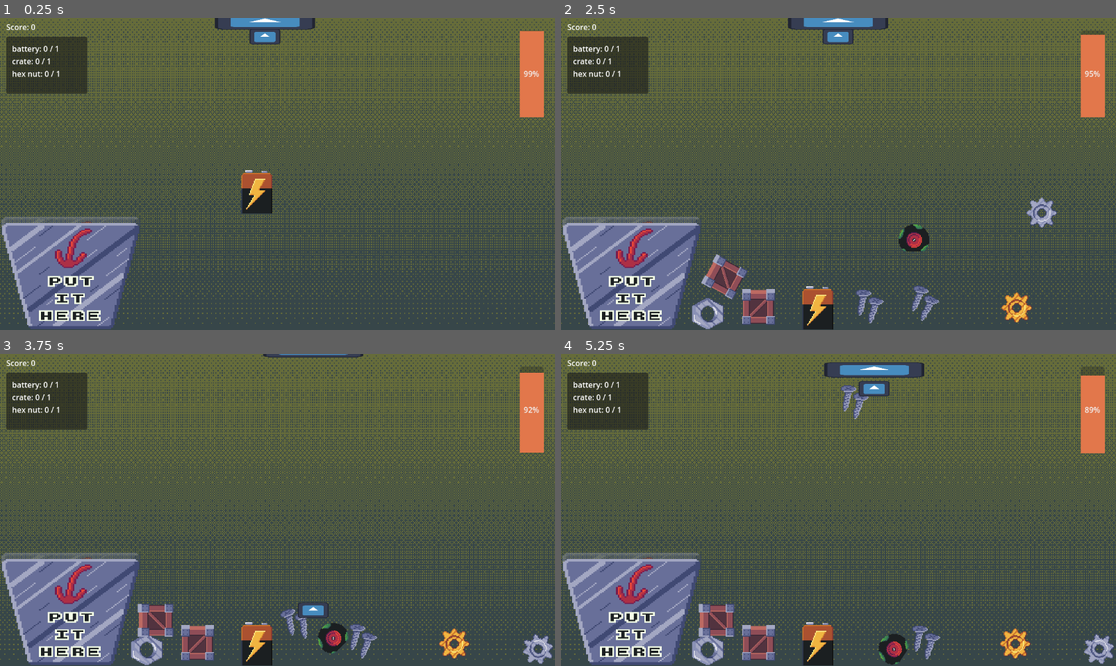
Above: before the commit, frames 1-4 (two rows, left to right).
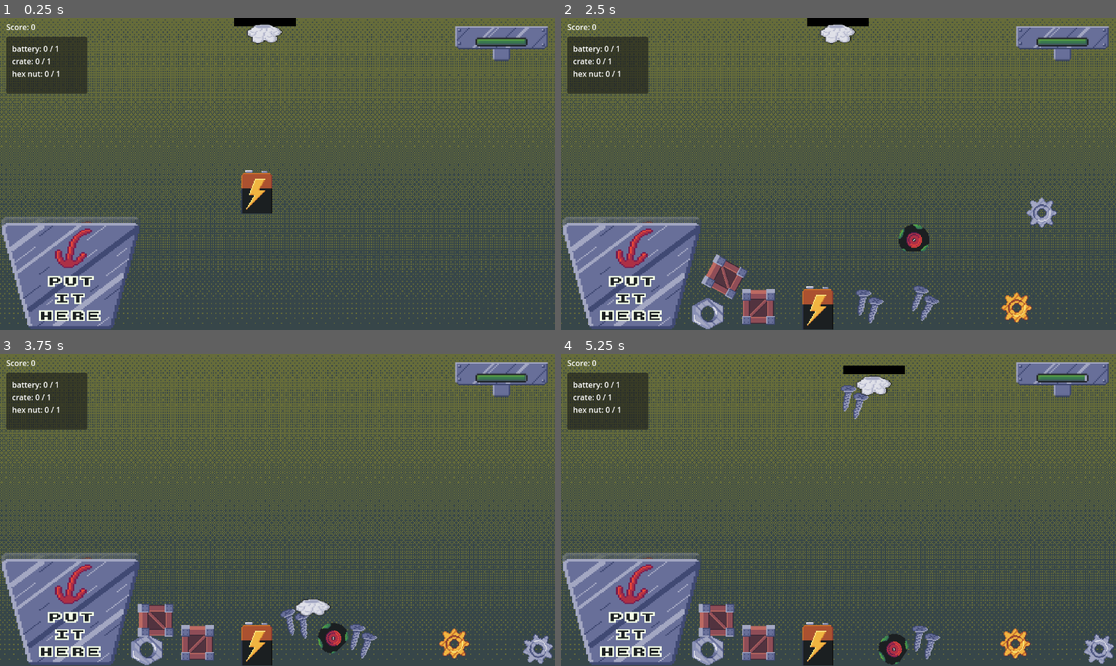
Above: after the commit, the same moments.

Repository: geuresti/mini_jam_214
Game: Godot game, scene res://Scenes/level.tscn
Two runs of this game, one before a commit and one after it. Both use one fixed random seed, a clock stepped at 60 frames per second and the inputs below. The engine's default icon, where the game draws it, is replaced by a stand-in: a white triangle on a blue panel in a dark square.
Inputs (mouse positions are in pixels of both pictures, inside the frame that each line leads up to):
- Up to frame 1 (0.25 s): no input
- Up to frame 2 (2.5 s): move the mouse to (960, 158) at 0.52 s; hold D (right) 0.53-1.28 s; tap Space (activate) at 0.6, 1.35, 2.1 s; move the mouse to (727, 189) at 1.27 s; hold Down (ui_down) 1.28-2.03 s; move the mouse to (894, 105) at 2.02 s; hold D (right) from 2.03 s (still down)
- Up to frame 3 (3.75 s): move the mouse to (249, 572) at 2.77 s; release D (right) at 2.78 s; hold Up (ui_up) 2.78-3.53 s; tap Space (activate) at 2.85, 3.6 s; move the mouse to (444, 556) at 3.52 s; hold A (left) from 3.53 s (still down)
- Up to frame 4 (5.25 s): move the mouse to (672, 463) at 4.27 s; tap Space (activate) at 4.35, 5.1 s; move the mouse to (866, 510) at 5.02 s; release A (left) at 5.03 s; hold Down (ui_down) from 5.03 s (still down)

The runs differ from the first frame. In frame 1, 3.2% of the frame differs, in the area x 38-99%, y 0-32%; in frame 2, 3.2%; in frame 3, 2.8%; in frame 4, 3.4%, in the area x 47-99%, y 2-32%.

Commit message:
Added More Art Assets
Added more art assets and adjusted UI elements

Diff:
--- a/Scenes/HUD.tscn
+++ b/Scenes/HUD.tscn
@@ -1,10 +1,9 @@
-[gd_scene load_steps=3 format=3 uid="uid://b58bvdfgl50jo"]
+[gd_scene load_steps=5 format=3 uid="uid://b58bvdfgl50jo"]
 
 [ext_resource type="Script" uid="uid://4iifj00xcf60" path="res://Scripts/hud.gd" id="1_sd512"]
-
-[sub_resource type="StyleBoxFlat" id="StyleBoxFlat_sd512"]
-bg_color = Color(0.886762, 0.466571, 0.295864, 1)
-corner_detail = 6
+[ext_resource type="Texture2D" uid="uid://dvjsi1ttmpuag" path="res://Assets/under_bar.png" id="2_s3jbq"]
+[ext_resource type="Texture2D" uid="uid://bed7bu1anui0f" path="res://Assets/base_bar.png" id="3_c3eba"]
+[ext_resource type="Texture2D" uid="uid://b7xn76swgdgji" path="res://Assets/progress_bar.png" id="4_g8s2e"]
 
 [node name="HUD" type="Control"]
 layout_mode = 3
@@ -26,25 +25,22 @@
 grow_vertical = 2
 text = "Score: 0"
 
-[node name="EnergyBar" type="ProgressBar" parent="."]
+[node name="EnergyBar" type="TextureProgressBar" parent="."]
 layout_mode = 1
 anchors_preset = -1
-anchor_left = 0.937
-anchor_top = 0.04
-anchor_right = 0.98
-anchor_bottom = 0.317
-grow_horizontal = 2
-grow_vertical = 2
-theme_override_styles/fill = SubResource("StyleBoxFlat_sd512")
-value = 50.0
-fill_mode = 3
-
-[node name="TextureProgressBar" type="TextureProgressBar" parent="."]
-layout_mode = 0
-offset_left = 751.0
-offset_top = 130.0
-offset_right = 791.0
-offset_bottom = 170.0
+anchor_left = 0.82
+anchor_top = 0.026
+anchor_right = 0.987
+anchor_bottom = 0.137
+offset_left = 0.359985
+offset_top = 0.152
+offset_right = -128.024
+offset_bottom = -47.776
+scale = Vector2(3, 3)
+value = 77.0
+texture_under = ExtResource("2_s3jbq")
+texture_over = ExtResource("3_c3eba")
+texture_progress = ExtResource("4_g8s2e")
 
 [node name="Level_Requirements" type="Panel" parent="."]
 layout_mode = 1
--- a/Scenes/claw.tscn
+++ b/Scenes/claw.tscn
@@ -1,7 +1,9 @@
-[gd_scene load_steps=6 format=3 uid="uid://ufh13opu64v3"]
+[gd_scene load_steps=7 format=3 uid="uid://ufh13opu64v3"]
 
 [ext_resource type="Script" uid="uid://qpn4ieka7pbk" path="res://Scripts/claw.gd" id="1_8412e"]
-[ext_resource type="Texture2D" uid="uid://bknma0q766xio" path="res://Assets/icon.svg" id="1_bcojo"]
+[ext_resource type="Texture2D" uid="uid://dsrqbrefj0lsu" path="res://Assets/open_hand.png" id="2_8412e"]
+
+[sub_resource type="CanvasTexture" id="CanvasTexture_p07vi"]
 
 [sub_resource type="RectangleShape2D" id="RectangleShape2D_p07vi"]
 size = Vector2(8, 8)
@@ -16,9 +18,10 @@
 script = ExtResource("1_8412e")
 
 [node name="Sprite2D" type="Sprite2D" parent="."]
+modulate = Color(0, 0, 0, 1)
 position = Vector2(0, -39)
-scale = Vector2(1.625, 0.25)
-texture = ExtResource("1_bcojo")
+scale = Vector2(128, 18)
+texture = SubResource("CanvasTexture_p07vi")
 
 [node name="CollisionShape2D" type="CollisionShape2D" parent="."]
 position = Vector2(0, -52)
@@ -29,7 +32,9 @@
 scale = Vector2(0.5, 0.25)
 
 [node name="ClawSprite" type="Sprite2D" parent="ClawPart"]
-texture = ExtResource("1_bcojo")
+position = Vector2(0, -24)
+scale = Vector2(5, 5)
+texture = ExtResource("2_8412e")
 
 [node name="ClawHitBox" type="Area2D" parent="ClawPart" groups=["Claw"]]
 position = Vector2(0, -8)
--- a/Scenes/level.tscn
+++ b/Scenes/level.tscn
@@ -26,6 +26,10 @@
 
 [node name="Claw" parent="." instance=ExtResource("1_tumq0")]
 position = Vector2(550, 47)
+
+[node name="HUD_Container" type="CanvasLayer" parent="."]
+
+[node name="HUD" parent="HUD_Container" instance=ExtResource("1_wqkje")]
 
 [node name="ItemSpawnArea" type="Area2D" parent="."]
 position = Vector2(725, 307)
@@ -66,7 +70,3 @@
 [node name="CollisionShape2D" type="CollisionShape2D" parent="RightWall"]
 position = Vector2(0, 328)
 shape = SubResource("RectangleShape2D_6phgx")
-
-[node name="HUD_Container" type="CanvasLayer" parent="."]
-
-[node name="HUD" parent="HUD_Container" instance=ExtResource("1_wqkje")]
--- a/Scripts/claw.gd
+++ b/Scripts/claw.gd
@@ -4,6 +4,10 @@
 @onready var claw_part = $ClawPart
 @onready var claw_hit_box = $ClawPart/ClawHitBox
 @onready var pin_joint = $ClawPart/ClawCollisionShape/PinJoint2D
+
+@onready var claw_sprite = $ClawPart/ClawSprite
+@onready var open_hand_texture = preload("res://Assets/open_hand.png")
+@onready var closed_hand_texture = preload("res://Assets/closed_hand.png")
 
 # These bools help gate player input and track logic during a grab
 var is_grabbing = false
@@ -19,6 +23,7 @@
 func _ready():
 	Globals.PIN_JOINT = pin_joint
 	Globals.CLAW = claw_part
+	claw_sprite.texture = open_hand_texture
 
 func _physics_process(_delta: float) -> void:
 	# If the claw is grabbing or releasing, disable the hit box
@@ -51,6 +56,7 @@
 # Release the grabbed item
 func claw_release() -> void:
 	is_releasing = true
+	claw_sprite.texture = open_hand_texture
 	Globals.release_grabbed_item()
 	await get_tree().create_timer(GRAB_COOLDOWN).timeout
 	holding_item = false
@@ -95,6 +101,7 @@
 	if not holding_item:
 		if area.is_in_group("Item"):
 			holding_item = true
+			claw_sprite.texture = closed_hand_texture
 		is_lowering = false
 
 		#if area.is_in_group("Structure"):
--- a/Scripts/hud.gd
+++ b/Scripts/hud.gd
@@ -5,19 +5,20 @@
 @onready var requirements_label = $Level_Requirements/Label
 
 # How fast the player loses energy
-var DRAIN_RATE = 2
+var DRAIN_RATE = 1
 
 func _ready() -> void:
 	# Set Globals variables
 	Globals.HUD = self
 	Globals.score_label = score_label
-	Globals.energy = 100
+	Globals.energy = 77
 	energy_bar.value = Globals.energy
 
 # Update energy bar
 func _process(delta: float) -> void:
-	Globals.energy -= max(DRAIN_RATE * delta, 0.0)
-	energy_bar.value = Globals.energy
+	if Globals.game_state == "READY":
+		Globals.energy -= max(DRAIN_RATE * delta, 0.0)
+		energy_bar.value = Globals.energy
 
 # Update the label to read in the format "Item: 0/2"
 func update_requirements_list(requirements_dict) -> void:
--- a/Scripts/level.gd
+++ b/Scripts/level.gd
@@ -69,7 +69,6 @@
 
 # Spawn items random within the ItemSpawnAreaShape node
 func spawn_random_items():
-	print("ITEMS TO SPAWN: ", required_items_to_spawn)
 	var random_pos
 	var random_item
 	var new_item
Binary file added: Assets/base_bar.png
Not shown, added: Assets/base_bar.png.import
Binary file added: Assets/closed_hand.png
Not shown, added: Assets/closed_hand.png.import
Binary file added: Assets/open_hand.png
Not shown, added: Assets/open_hand.png.import
Binary file added: Assets/progress_bar.png
Not shown, added: Assets/progress_bar.png.import
Binary file added: Assets/under_bar.png
Not shown, added: Assets/under_bar.png.import
